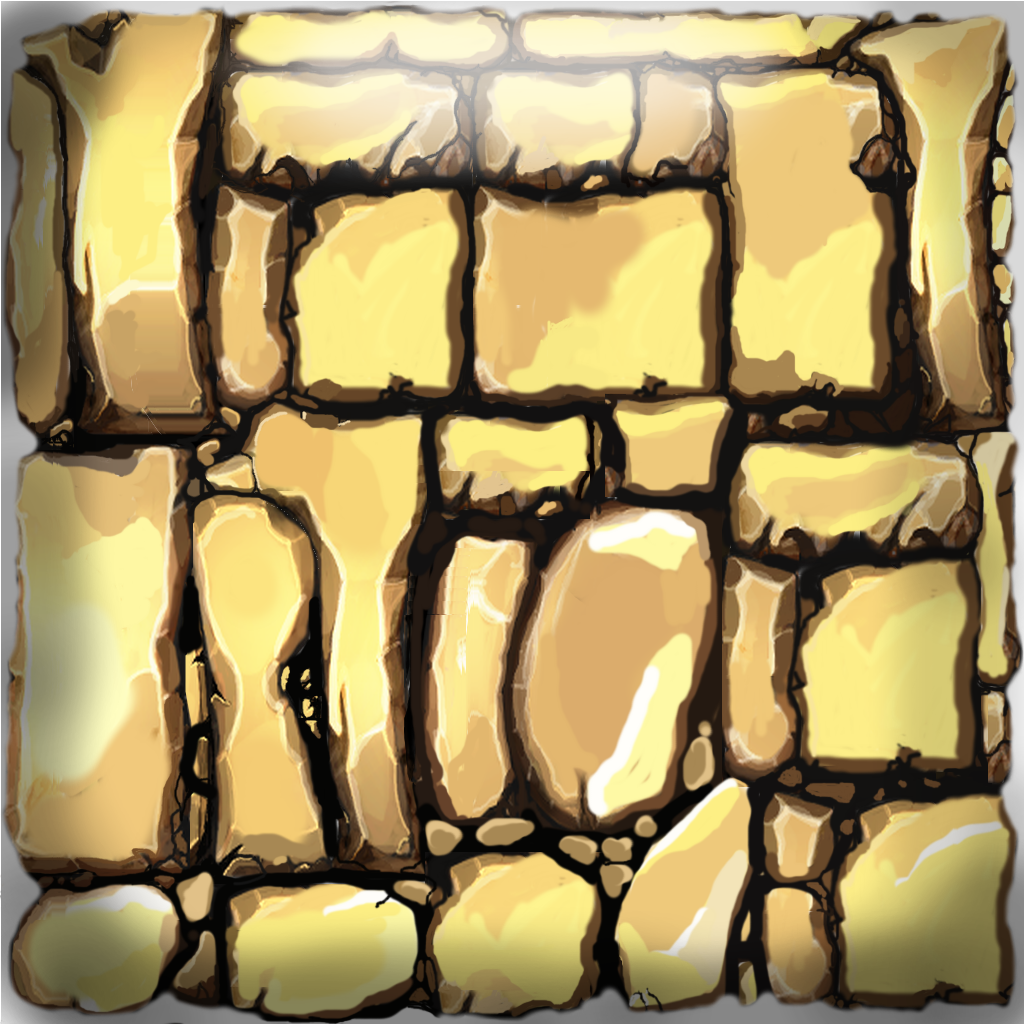
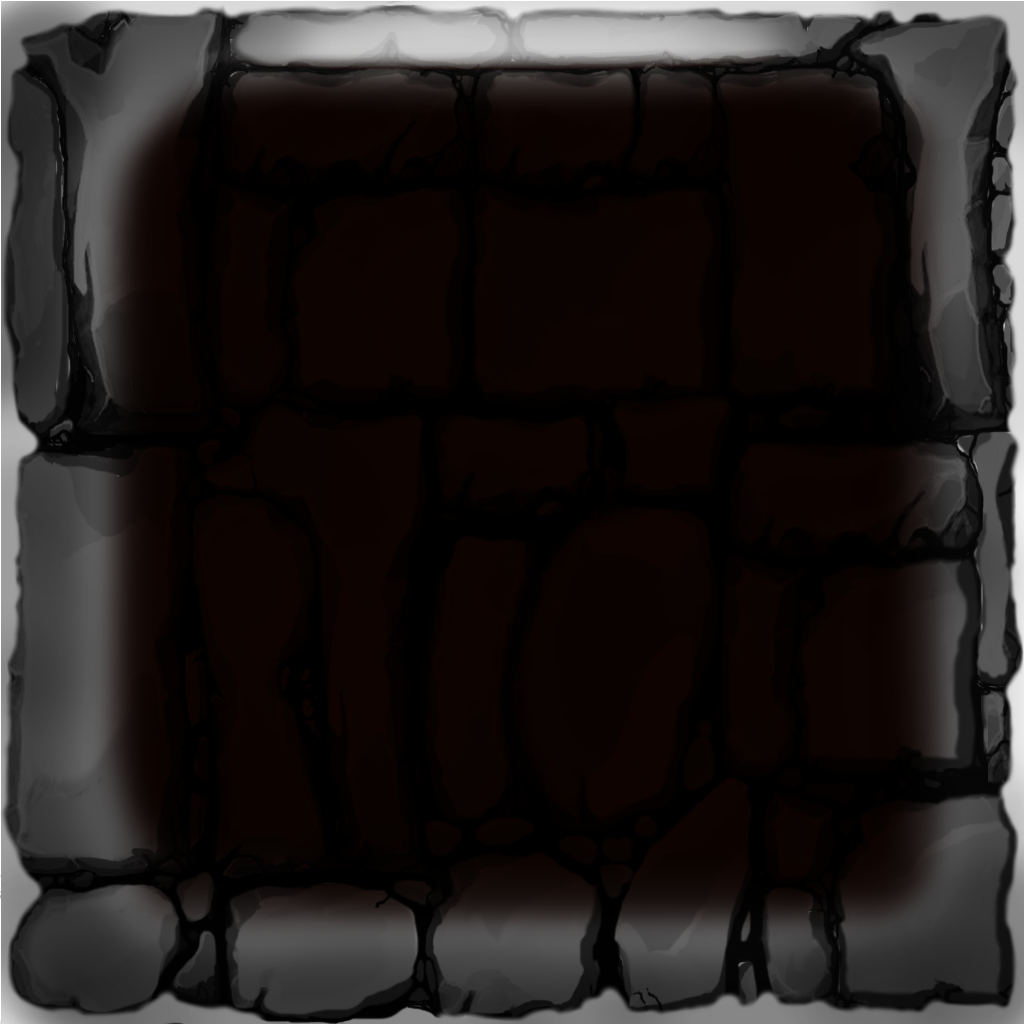
Comparing the layer stacks of the two w=1024, h=1024 images. Changes:
painted on "Layer" over [85, 45, 963, 950]
painted on "Pasted Layer" over [0, 1, 1023, 1020]
